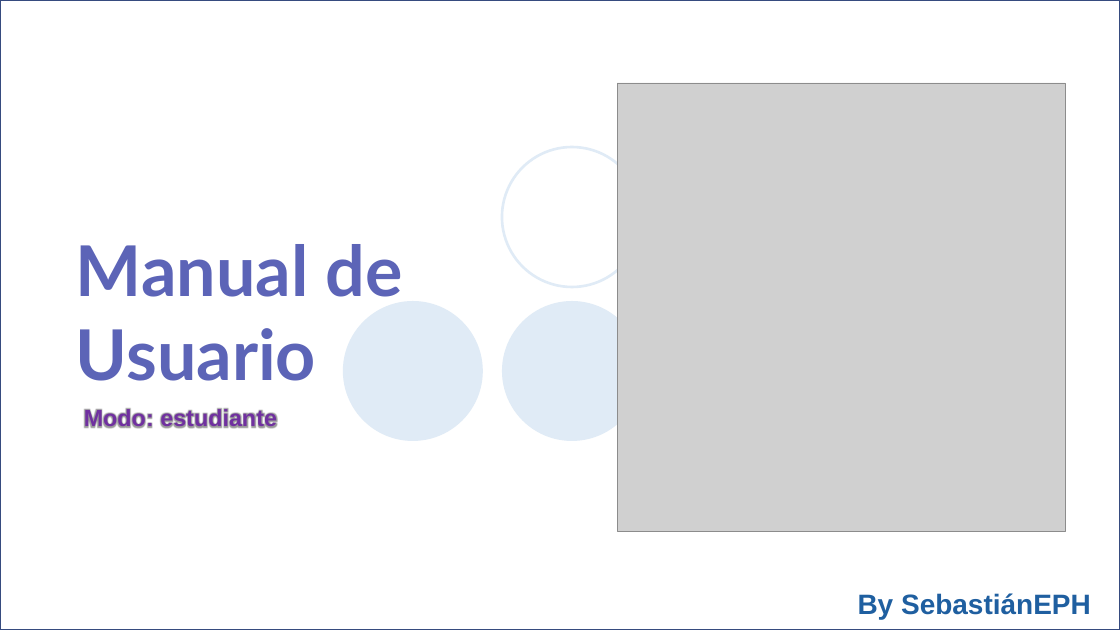
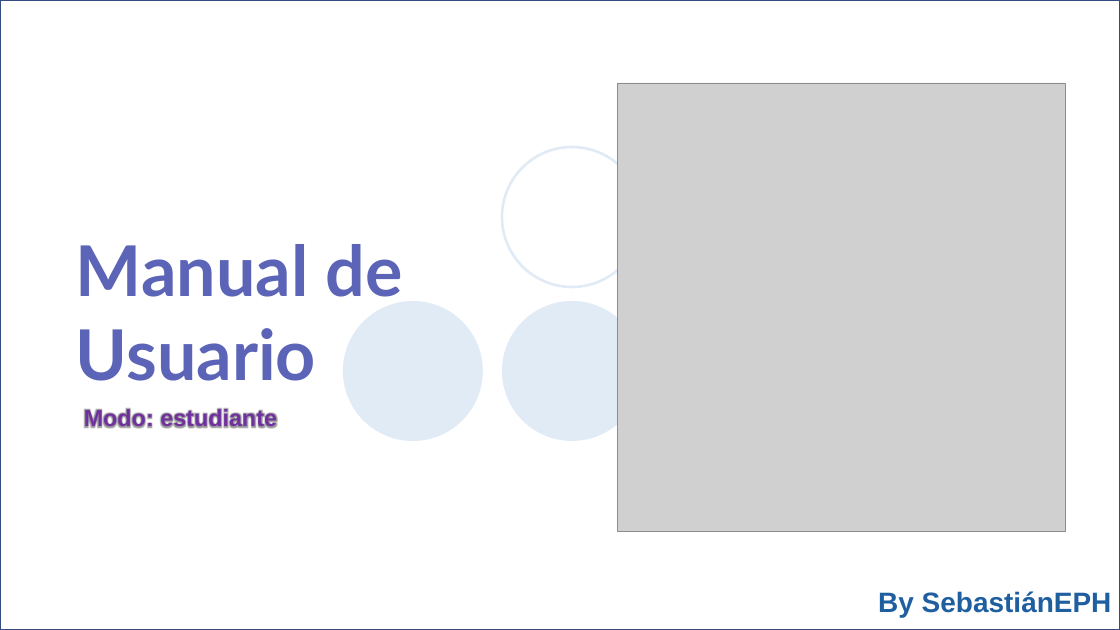
Before and after one commit to SebastianEPH/Askme, a slide deck: slide 1 of # Documentation/Manual de usuario para [Estudiantes].pptx. Drawn at 1120x630 pixels with LibreOffice and Linux fonts; fonts in the diff are those of the drawing; grey boxes stand for pictures; background and template pictures are left out. Boxes give left, top, right and bottom in pixels: in the first picture for what was removed or moved away, otherwise in the second. Text is boxed around its words. In the diff, an @@ line names an element or a change of style, - is before the commit and + after.

```diff
--- a/# Documentation/Manual de usuario para [Estudiantes].pptx
+++ b/# Documentation/Manual de usuario para [Estudiantes].pptx
@@ subtitle "By SebastiánEPH" at (878,591,1112,617): alignment left to right; line spacing 0.9 to 0.8 @@
```
Also in this commit, not shown: 3 other files.
